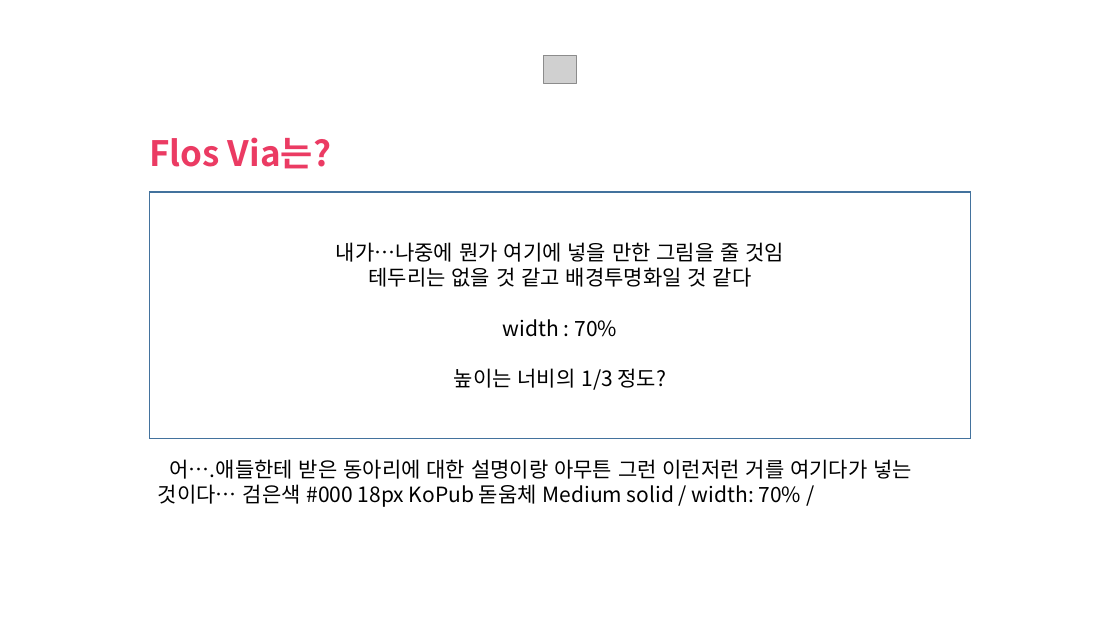
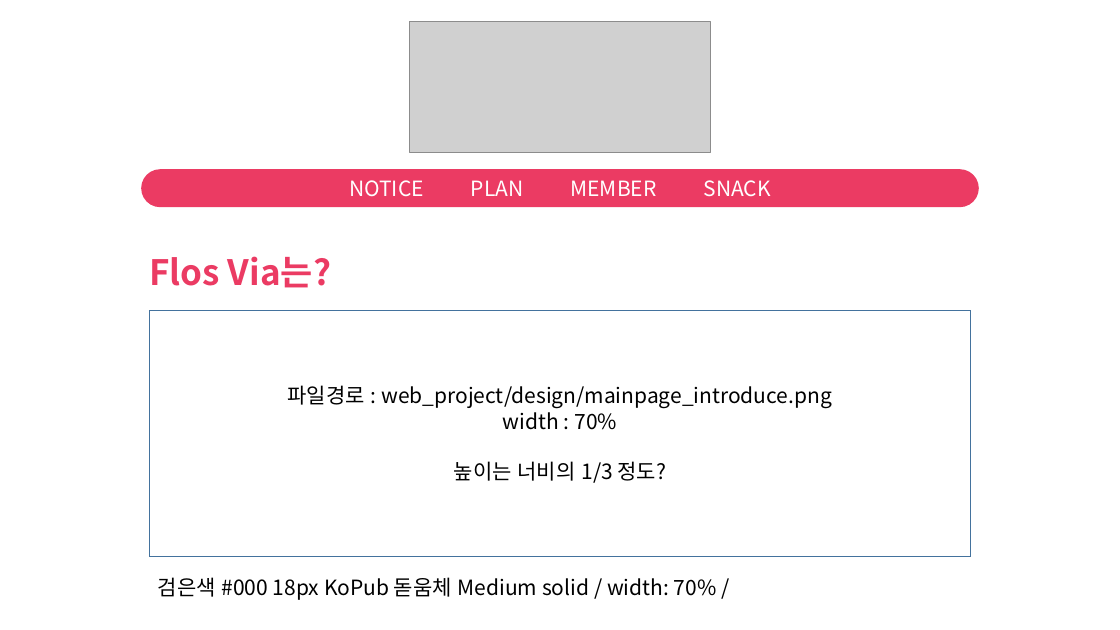
Before and after one commit to hanjiwoo/web_project, a slide deck: slide 4 of design/designsheets/design_mainpage.pptx. Drawn at 1120x630 pixels with LibreOffice and Linux fonts; fonts in the diff are those of the drawing; grey boxes stand for pictures. Boxes give left, top, right and bottom in pixels: in the first picture for what was removed or moved away, otherwise in the second. Text is boxed around its words. In the diff, an @@ line names an element or a change of style, - is before the commit and + after.

```diff
--- a/design/designsheets/design_mainpage.pptx
+++ b/design/designsheets/design_mainpage.pptx
@@ picture added at (409,22,711,152) @@
@@ picture removed at (544,55,577,83) @@
@@ rounded rectangle added at (141,169,979,207), fill #EB3B63, 18 pt, text #FFFFFF @@
+NOTICE PLAN MEMBER SNACK
@@ text "Flos Via는?": place and size @@
-text "Flos Via는?" at (149,137,331,169)
+text "Flos Via는?" at (149,256,331,288)
@@ rectangle "파일경로 : web_project/design/mainpage_introduce.png": place and size @@
-rectangle "파일경로 : web_project/design/mainpage_introduce.png" at (150,192,970,439)
+rectangle "파일경로 : web_project/design/mainpage_introduce.png" at (150,310,970,556)
@@ text in rectangle at (288,385,832,409): text changed @@
-내가…나중에 뭔가 여기에 넣을 만한 그림을 줄 것임
-테두리는 없을 것 같고 배경투명화일 것 같다
+파일경로 : web_project/design/mainpage_introduce.png
@@ text at (158,577,717,600): text changed @@
-어….애들한테 받은 동아리에 대한 설명이랑 아무튼 그런 이런저런 거를 여기다가 넣는 것이다… 검은색 #000 18px KoPub 돋움체 Medium solid / width: 70% /
+검은색 #000 18px KoPub 돋움체 Medium solid / width: 70% /
```
Also in this commit, not shown: 1 other slide changed, 1 slide added, 1 slide removed, 6 other files.
